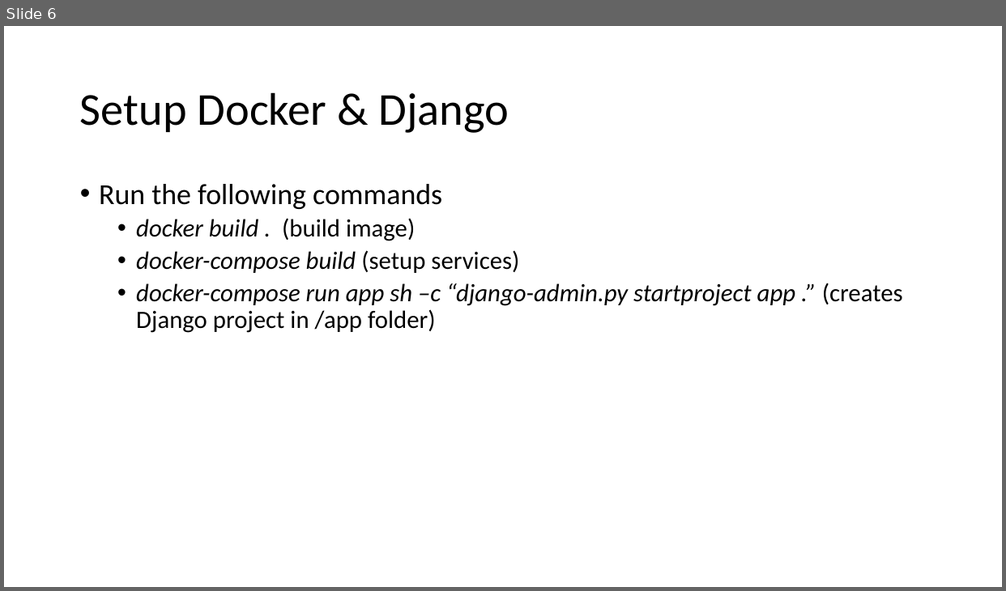
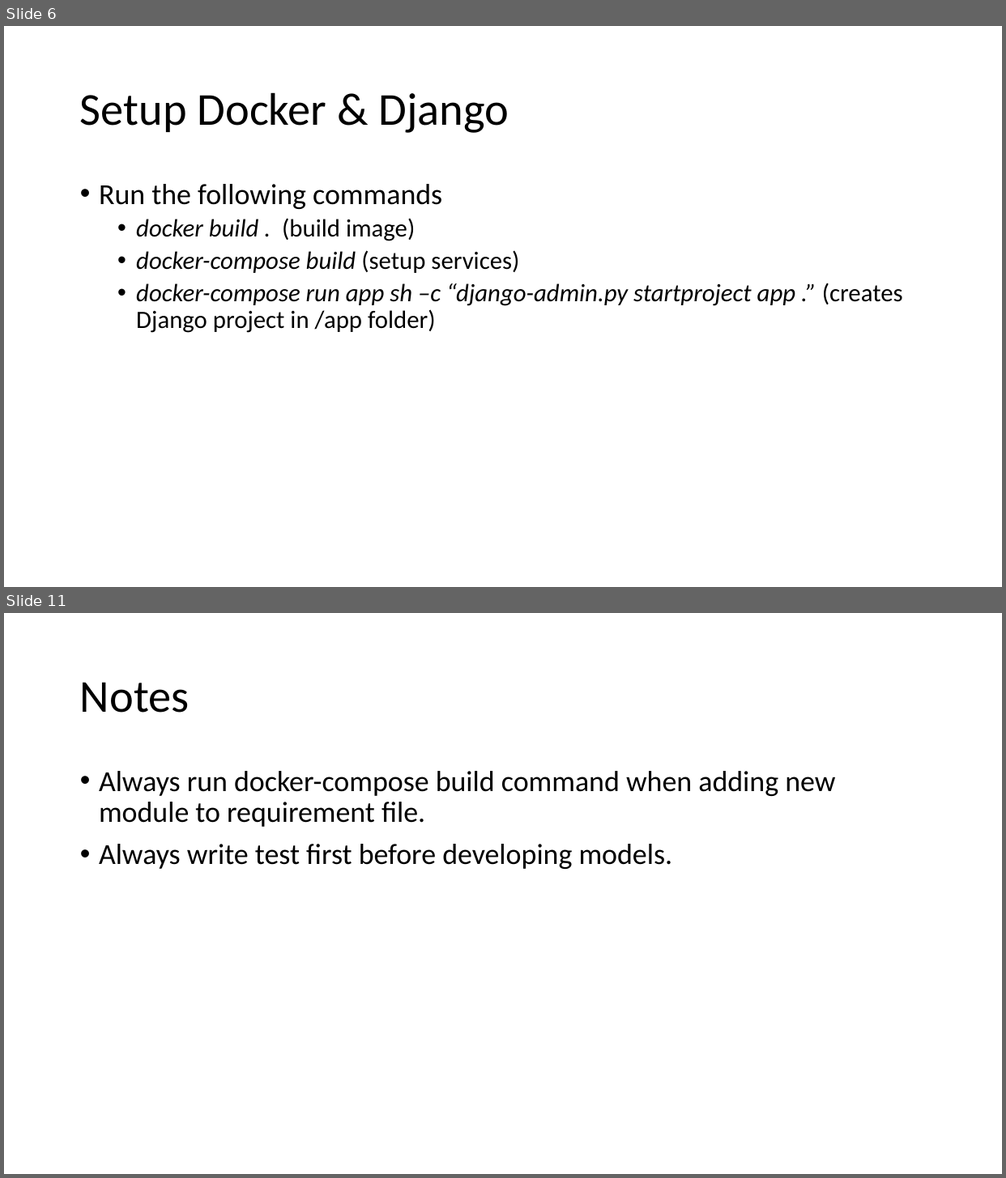
Before and after one commit to Smit24-git/recipe-app-api, a slide deck: Advance Django setup.pptx. Shown one above the other, each under a label of ours: slide 6 before the commit, slides 6 and 11 after it; the slides between them are not shown. The pictures are 1006x591 and 1006x1178 pixels, drawn with LibreOffice and Linux fonts; fonts in the diff are those of the drawing. Boxes give left, top, right and bottom in pixels: in the first picture for what was removed or moved away, otherwise in the second. Text is boxed around its words. In the diff, an @@ line names an element or a change of style, - is before the commit and + after.

Commit message:
Added custom user model

```diff
--- a/Advance Django setup.pptx
+++ b/Advance Django setup.pptx
@@ slide 11 added at bbox=[4, 613, 1002, 1174], background #FFFFFF @@
@@ title added at bbox=[80, 682, 189, 713], 44 pt, text #000000 @@
+Notes
@@ text added at bbox=[99, 771, 835, 869], 28 pt, text #000000 @@
+• Always run docker-compose build command when adding new module to requirement file.
+• Always write test first before developing models.
```
Also in this commit, not shown: 1 slide changed, 3 other slides added, 11 other files.
